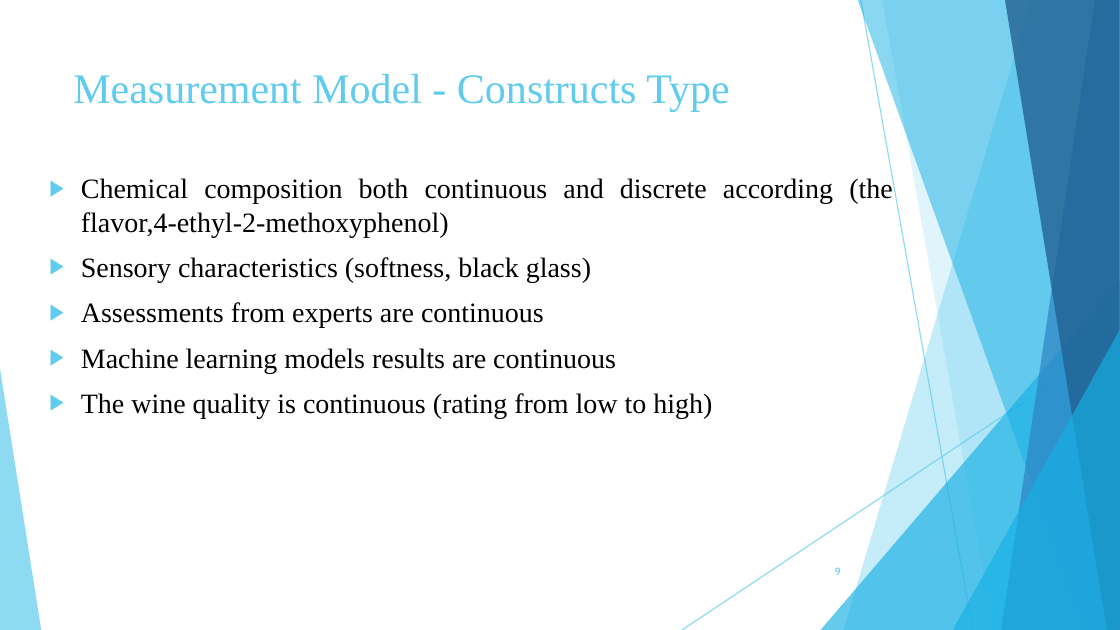
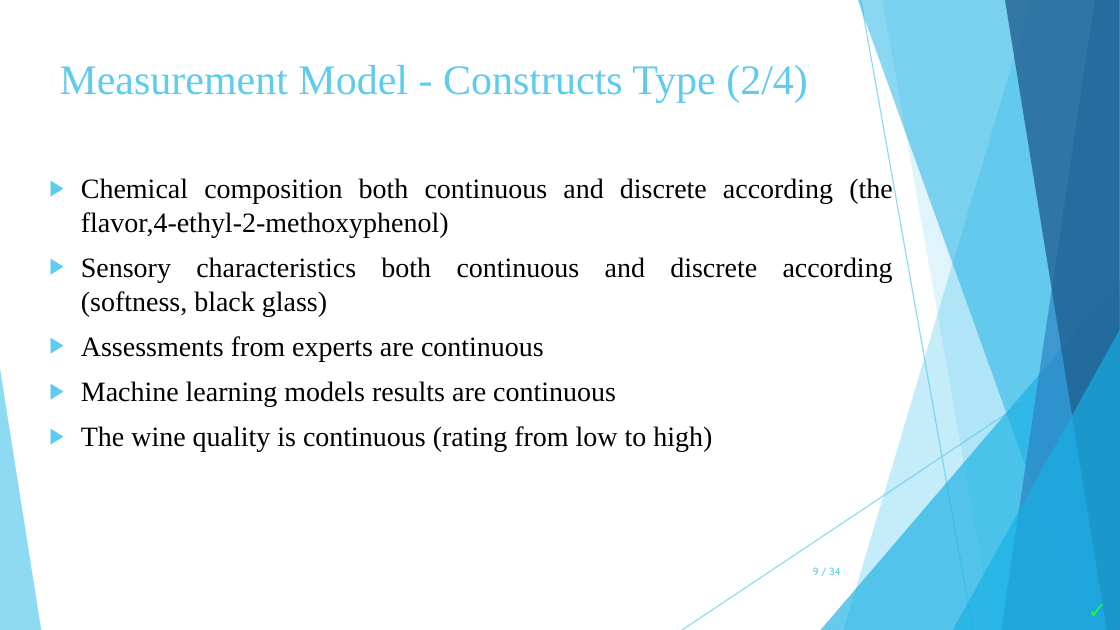
Before and after one commit to zoekelepiri/WineDataPrediction, a slide deck: slide 9 of Wine Data Set.pptx. Drawn at 1120x630 pixels with LibreOffice and Linux fonts; fonts in the diff are those of the drawing. Boxes give left, top, right and bottom in pixels: in the first picture for what was removed or moved away, otherwise in the second. Text is boxed around its words. In the diff, an @@ line names an element or a change of style, - is before the commit and + after.

```diff
--- a/Wine Data Set.pptx
+++ b/Wine Data Set.pptx
@@ title at box(60, 65, 808, 103): text changed @@
-Measurement Model - Constructs Type
+Measurement Model - Constructs Type (2/4)
@@ text at box(81, 257, 893, 316): text changed @@
-▶ Sensory characteristics (softness, black glass)
+▶ Sensory characteristics both continuous and discrete according (softness, black glass)
@@ page number at box(813, 567, 841, 575): text changed @@
-9
+9 / 34
@@ text added at box(1077, 591, 1120, 629), 14 pt, text #13FF3A, bold @@
+✓
```
Also in this commit, not shown: 12 other slides changed, 21 slides added, 39 slides removed, 12 other files.
